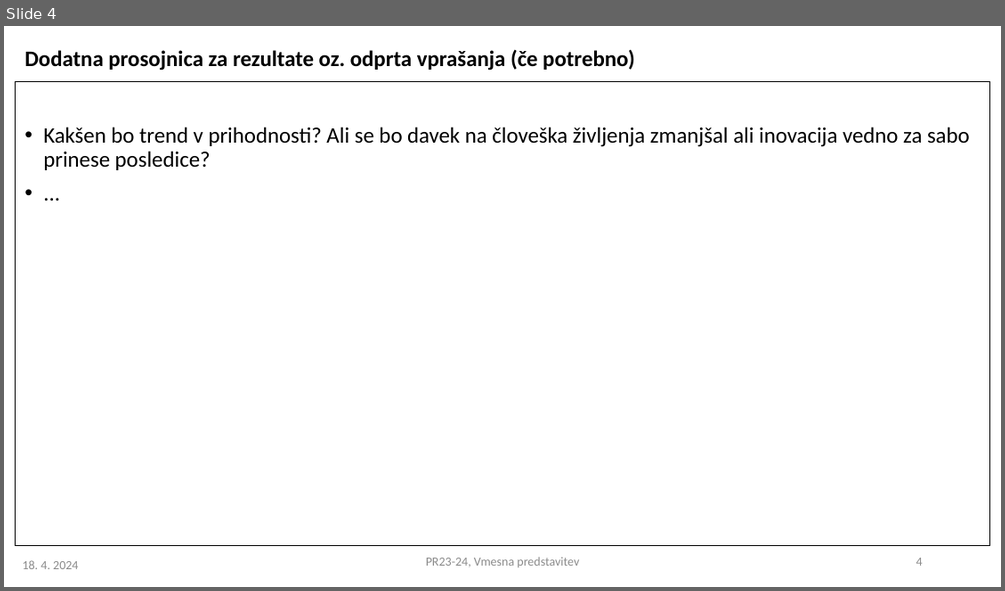
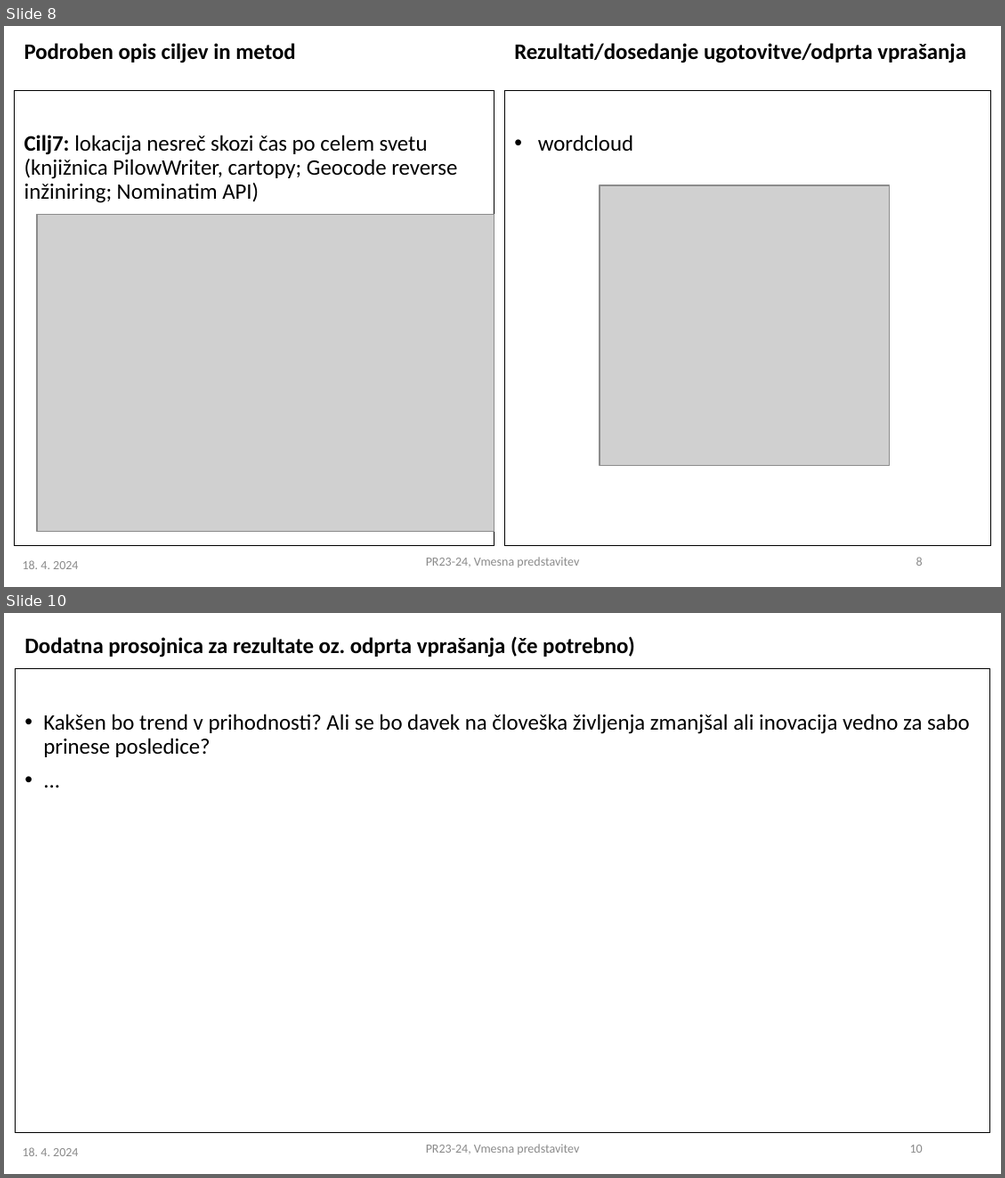
Before and after one commit to aljaztravnik/PR24ATJSBDKJNK, a slide deck: PR2023-24_vmesna_7.pptx. Shown one above the other, each under a label of ours: slide 4 before the commit, slides 8 and 10 after it; the slides between them are not shown. The pictures are 1005x591 and 1005x1178 pixels, drawn with LibreOffice and Linux fonts; fonts in the diff are those of the drawing; grey boxes stand for pictures. Boxes give left, top, right and bottom in pixels: in the first picture for what was removed or moved away, otherwise in the second. Text is boxed around its words. In the diff, an @@ line names an element or a change of style, - is before the commit and + after.

Commit message:
predstavitev

```diff
--- a/PR2023-24_vmesna_7.pptx
+++ b/PR2023-24_vmesna_7.pptx
@@ slide 8 added at (x1=4, y1=26, x2=1001, y2=587), background #FFFFFF @@
@@ text added at (x1=24, y1=43, x2=296, y2=63), 16 pt, text #000000, bold @@
+Podroben opis ciljev in metod
@@ text added at (x1=514, y1=43, x2=966, y2=63), 16 pt, text #000000, bold @@
+Rezultati/dosedanje ugotovitve/odprta vprašanja
@@ text added at (x1=14, y1=90, x2=494, y2=546), outline #000000 0.75 pt, 16 pt, text #000000 @@
+Cilj7: lokacija nesreč skozi čas po celem svetu (knjižnica PilowWriter, cartopy; Geocode reverse inžiniring; Nominatim API)
@@ text added at (x1=504, y1=90, x2=991, y2=546), outline #000000 0.75 pt, 16 pt, text #000000 @@
+• wordcloud
@@ picture added at (x1=599, y1=185, x2=890, y2=466) @@
@@ picture added at (x1=37, y1=215, x2=494, y2=532) @@
@@ text added at (x1=426, y1=556, x2=579, y2=567), 9 pt, text #8C8C8C @@
+PR23-24, Vmesna predstavitev
@@ page number added at (x1=916, y1=556, x2=922, y2=565), 9 pt, text #8C8C8C @@
+8
@@ text added at (x1=23, y1=560, x2=78, y2=569), 9 pt, text #8C8C8C @@
+18. 4. 2024
@@ what was slide 4 is now slide 10 @@
@@ page number at (x1=910, y1=1144, x2=922, y2=1152): text changed @@
-4
+10
```
Also in this commit, not shown: 3 slides changed, 5 other slides added, 1 other file.
